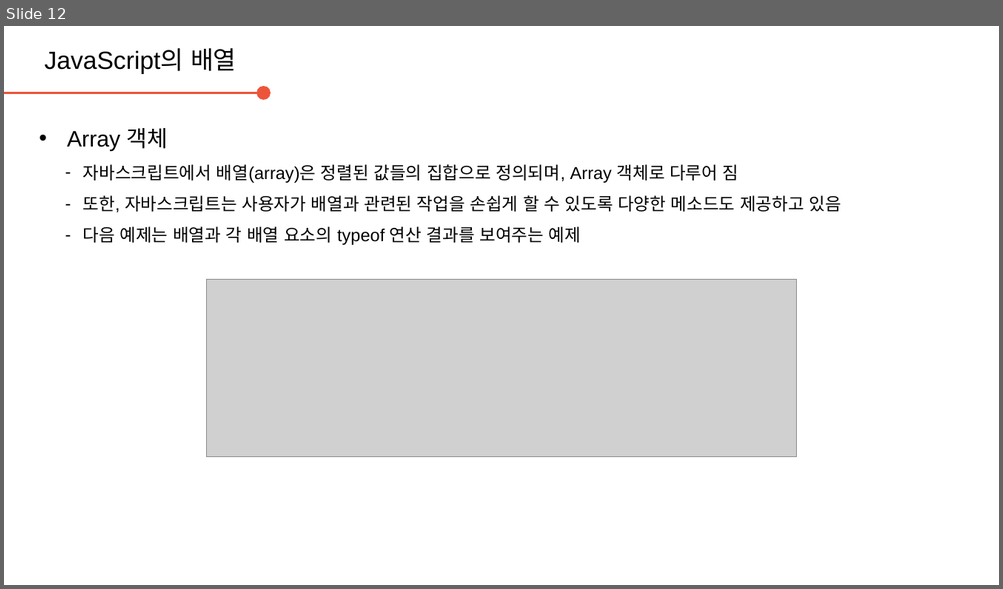
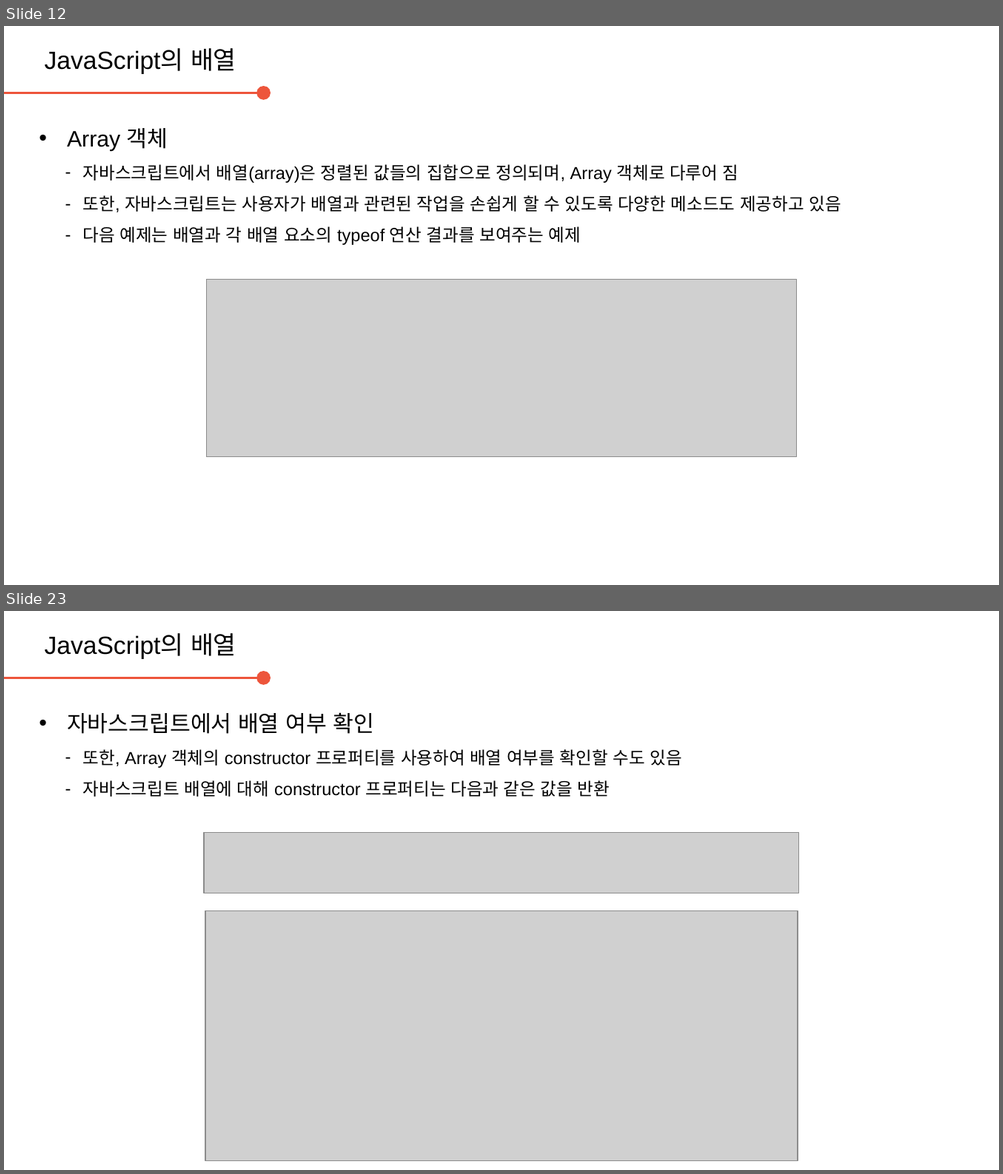
Before and after one commit to daegukdo/GCWM, a slide deck: 34/200824_JavaScript_array.pptx. Shown one above the other, each under a label of ours: slide 12 before the commit, slides 12 and 23 after it; the slides between them are not shown. The pictures are 1003x589 and 1003x1174 pixels, drawn with LibreOffice and Linux fonts; fonts in the diff are those of the drawing; grey boxes stand for pictures; background and template pictures are left out. Boxes give left, top, right and bottom in pixels: in the first picture for what was removed or moved away, otherwise in the second. Text is boxed around its words. In the diff, an @@ line names an element or a change of style, - is before the commit and + after.

Commit message:
get coding with me  - edit JavaScript resource (array)

```diff
--- a/34/200824_JavaScript_array.pptx
+++ b/34/200824_JavaScript_array.pptx
@@ slide 23 added at [4,611,999,1170], background #FFFFFF @@
@@ text added at [45,633,236,659], 20 pt, text #000000 @@
+JavaScript의 배열
@@ arrow added from (4, 678) to (264, 678), #ED553B 2.25 pt @@
@@ text added at [67,712,681,797], 14 pt, text #000000 @@
+• 자바스크립트에서 배열 여부 확인
+  – 또한, Array 객체의 constructor 프로퍼티를 사용하여 배열 여부를 확인할 수도 있음
+  – 자바스크립트 배열에 대해 constructor 프로퍼티는 다음과 같은 값을 반환
@@ picture added at [204,833,799,894] @@
@@ picture added at [205,911,797,1161] @@
```
Also in this commit, not shown: 10 other slides added, 1 slide removed, 1 other file.
